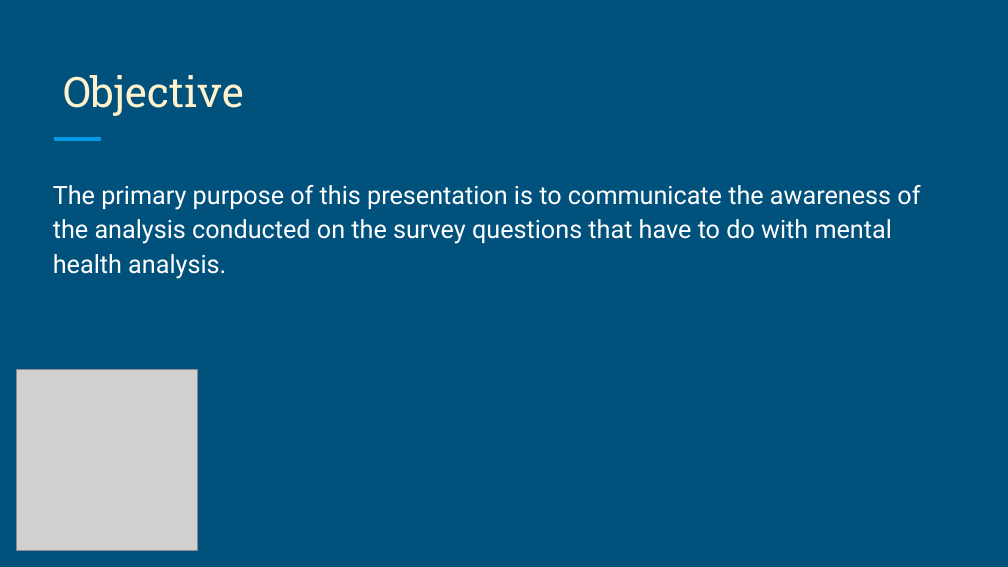
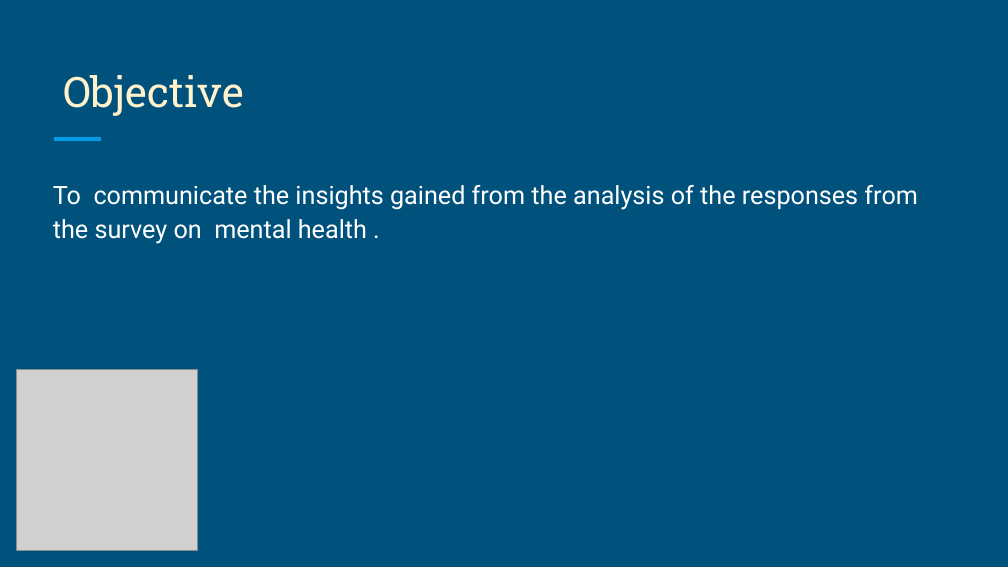
Before and after one commit to Mikingsley02/Delta-Team, a slide deck: slide 3 of THE ADA PROJECT TEAM DELTA - DATA TRACK.pptx (slide 4 before the commit). Drawn at 1008x567 pixels with LibreOffice and Linux fonts; fonts in the diff are those of the drawing; grey boxes stand for pictures. Boxes give left, top, right and bottom in pixels: in the first picture for what was removed or moved away, otherwise in the second. Text is boxed around its words. In the diff, an @@ line names an element or a change of style, - is before the commit and + after.

```diff
--- a/THE ADA PROJECT TEAM DELTA - DATA TRACK.pptx
+++ b/THE ADA PROJECT TEAM DELTA - DATA TRACK.pptx
@@ text at bbox=[53, 185, 917, 244]: text changed @@
-The primary purpose of this presentation is to communicate the awareness of the analysis conducted on the survey questions that have to do with mental health analysis.
+To communicate the insights gained from the analysis of the responses from the survey on mental health .
```
Also in this commit, not shown: 5 other slides changed, 3 slides added, 2 slides removed.
